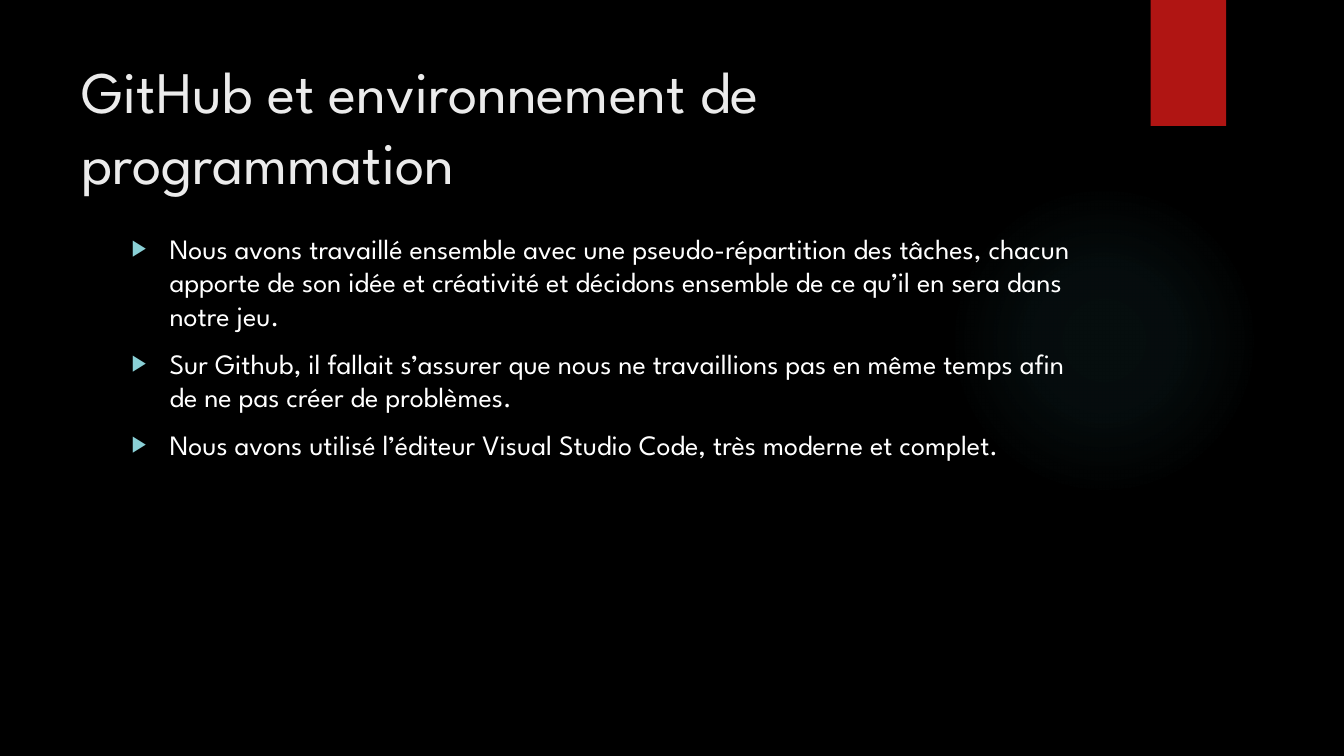
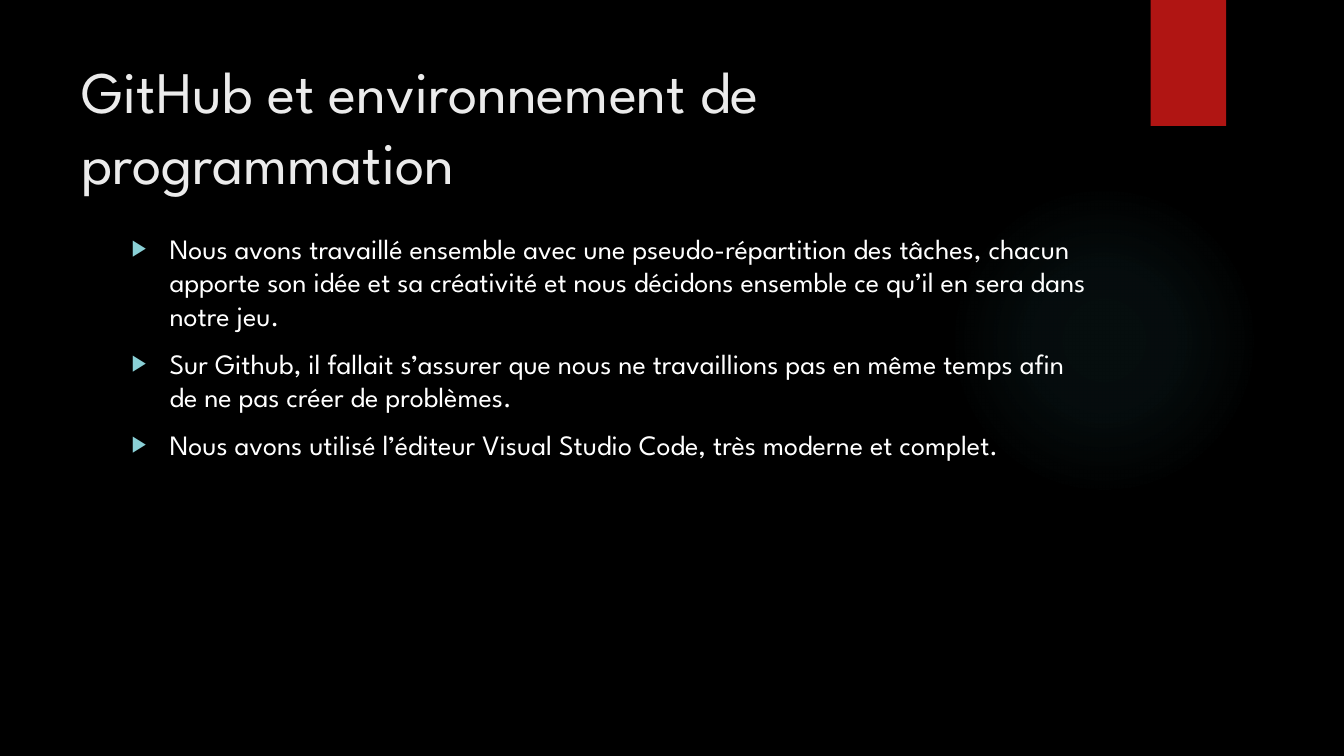
Before and after one commit to Bugnon/oc-2021, a slide deck: slide 5 of src/projet/projet3/Powerpoint_pacman.pptx. Drawn at 1344x756 pixels with LibreOffice and Linux fonts; fonts in the diff are those of the drawing; background and template pictures are left out. Boxes give left, top, right and bottom in pixels: in the first picture for what was removed or moved away, otherwise in the second. Text is boxed around its words. In the diff, an @@ line names an element or a change of style, - is before the commit and + after.

```diff
--- a/src/projet/projet3/Powerpoint_pacman.pptx
+++ b/src/projet/projet3/Powerpoint_pacman.pptx
@@ text at bbox=[170, 239, 1086, 332]: text changed @@
-▶ Nous avons travaillé ensemble avec une pseudo-répartition des tâches, chacun apporte de son idée et créativité et décidons ensemble de ce qu’il en sera dans notre jeu.
+▶ Nous avons travaillé ensemble avec une pseudo-répartition des tâches, chacun apporte son idée et sa créativité et nous décidons ensemble ce qu’il en sera dans notre jeu.
```
Also in this commit, not shown: 3 other slides changed, 1 other file.
